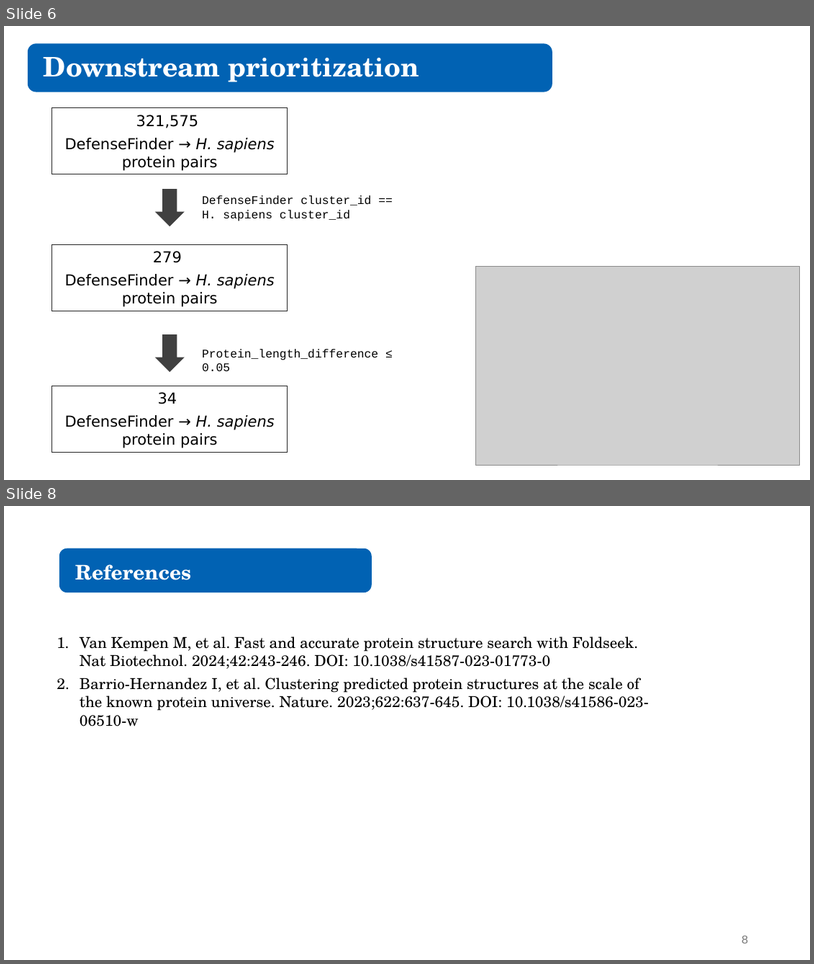
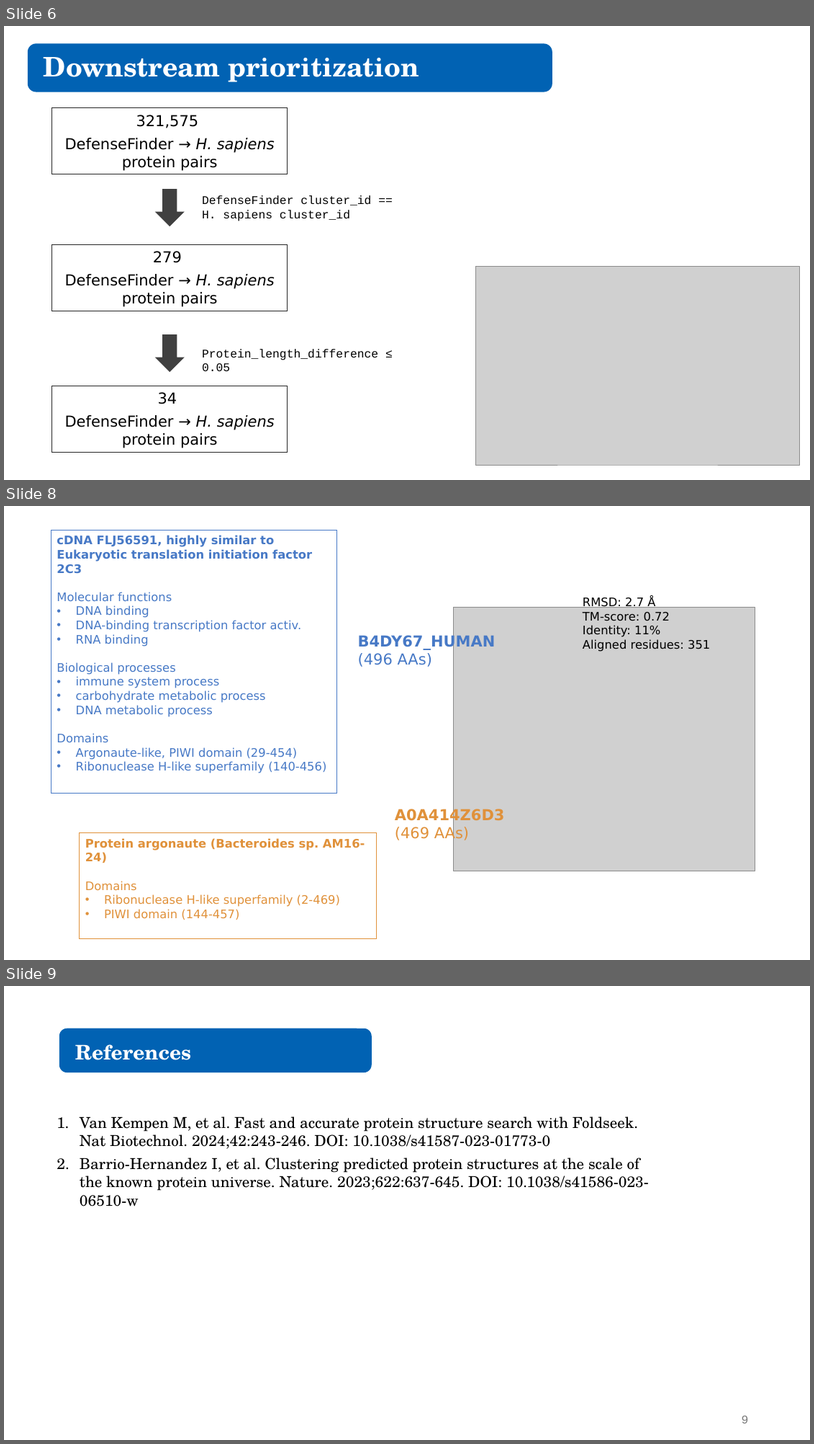
Before and after one commit to juliandeanmoran/BISSH, a slide deck: vis/reports/2026-02-18_projectUpdate_1.pptx. Shown one above the other, each under a label of ours: slides 6 and 8 before the commit, slides 6, 8 and 9 after it; the slides between them are not shown. The pictures are 814x964 and 814x1444 pixels, drawn with LibreOffice and Linux fonts; fonts in the diff are those of the drawing; grey boxes stand for pictures. Boxes give left, top, right and bottom in pixels: in the first picture for what was removed or moved away, otherwise in the second. Text is boxed around its words. In the diff, an @@ line names an element or a change of style, - is before the commit and + after.

Commit message:
Added slide for B4DY67_HUMAN alignment.

```diff
--- a/vis/reports/2026-02-18_projectUpdate_1.pptx
+++ b/vis/reports/2026-02-18_projectUpdate_1.pptx
@@ slide 8 added at (x1=4, y1=506, x2=810, y2=960), background #FFFFFF @@
@@ rectangle added at (x1=52, y1=530, x2=337, y2=793), outline #4779C6 0.75 pt, 14 pt, text #4779C6 @@
+cDNA FLJ56591, highly similar to Eukaryotic translation initiation factor 2C3
+Molecular functions
+• DNA binding
+• DNA-binding transcription factor activ.
+• RNA binding
+Biological processes
+• immune system process
+• carbohydrate metabolic process
+• DNA metabolic process
+Domains
+• Argonaute-like, PIWI domain (29-454)
+• Ribonuclease H-like superfamily (140-456)
@@ picture added at (x1=453, y1=607, x2=756, y2=871) @@
@@ text added at (x1=583, y1=596, x2=710, y2=651), 14 pt, text #000000 @@
+RMSD: 2.7 Å
+TM-score: 0.72
+Identity: 11%
+Aligned residues: 351
@@ text added at (x1=358, y1=634, x2=496, y2=667), 18 pt, text #4779C6, bold @@
+B4DY67_HUMAN
+(496 AAs)
@@ text added at (x1=395, y1=808, x2=505, y2=842), 18 pt, text #E0913A, bold @@
+A0A414Z6D3
+(469 AAs)
@@ rectangle added at (x1=80, y1=833, x2=377, y2=939), outline #E0913A 0.75 pt, 14 pt, text #E0913A @@
+Protein argonaute (Bacteroides sp. AM16-24)
+Domains
+• Ribonuclease H-like superfamily (2-469)
+• PIWI domain (144-457)
@@ what was slide 8 is now slide 9 @@
@@ page number at (x1=742, y1=1415, x2=749, y2=1423): text changed @@
-8
+9
```
Also in this commit, not shown: 1 slide changed, 2 other files.
